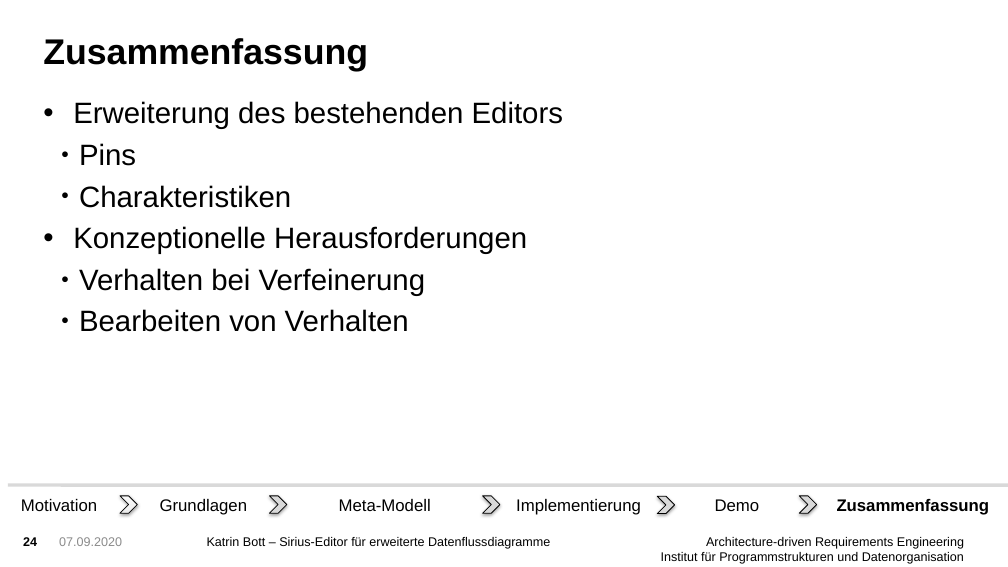
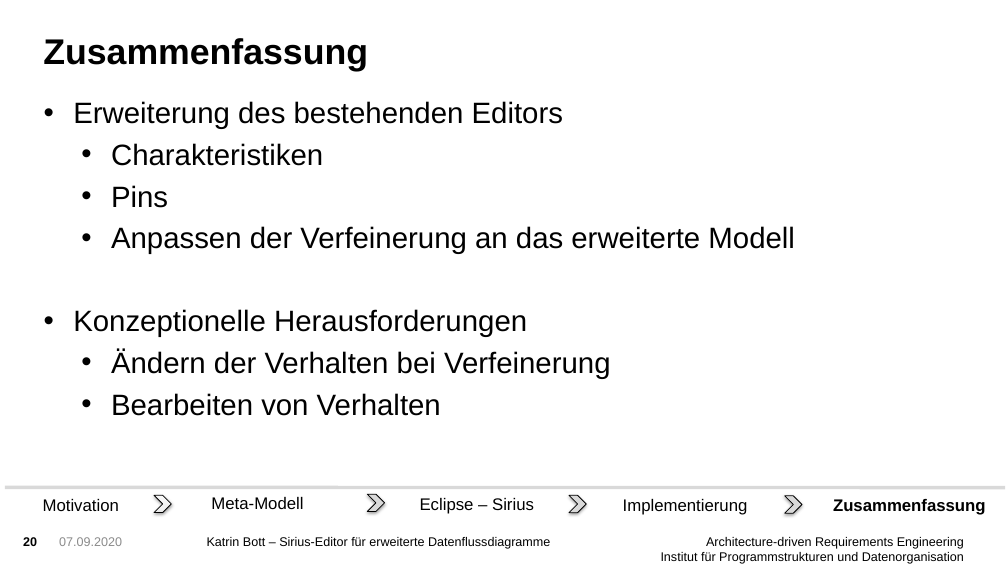
Before and after one commit to FluidTrust/Palladio-Supporting-DataFlowDiagramConfidentiality, a slide deck: slide 20 of bundles/org.palladiosimulator.dataflow.diagram.characterized.editor.sirius/presentation/presentation_bott.pptx (slide 24 before the commit). Drawn at 1008x567 pixels with LibreOffice and Linux fonts; fonts in the diff are those of the drawing; background and template pictures are left out. Boxes give left, top, right and bottom in pixels: in the first picture for what was removed or moved away, otherwise in the second. Text is boxed around its words. In the diff, an @@ line names an element or a change of style, - is before the commit and + after.

```diff
--- a/bundles/org.palladiosimulator.dataflow.diagram.characterized.editor.sirius/presentation/presentation_bott.pptx
+++ b/bundles/org.palladiosimulator.dataflow.diagram.characterized.editor.sirius/presentation/presentation_bott.pptx
@@ text at (x1=111, y1=143, x2=323, y2=166): paragraph added @@
+  • Charakteristiken
@@ text at (x1=111, y1=185, x2=441, y2=416): bullet ● to • @@
@@ text at (x1=111, y1=226, x2=795, y2=254): text changed @@
-  ● Charakteristiken
+  • Anpassen der Verfeinerung an das erweiterte Modell
@@ text at (x1=111, y1=350, x2=611, y2=379): text changed @@
-  ● Verhalten bei Verfeinerung
+  • Ändern der Verhalten bei Verfeinerung
@@ line moved from (8, 485) - (1008, 485) to (5, 488) - (1005, 488) @@
@@ text "Motivation" moved from (x1=21, y1=499, x2=97, y2=511) to (x1=43, y1=499, x2=119, y2=511) @@
@@ chevron moved from (x1=120, y1=496, x2=138, y2=513) to (x1=154, y1=495, x2=172, y2=513) @@
@@ text removed at (x1=160, y1=499, x2=248, y2=515) @@
-Grundlagen
@@ text "Meta-Modell" moved from (x1=339, y1=499, x2=431, y2=511) to (x1=211, y1=497, x2=303, y2=509) @@
@@ chevron moved from (x1=269, y1=496, x2=287, y2=513) to (x1=368, y1=495, x2=385, y2=512) @@
@@ text added at (x1=420, y1=498, x2=534, y2=514), 16 pt, text #000000 @@
+Eclipse – Sirius
@@ chevron moved from (x1=482, y1=496, x2=500, y2=513) to (x1=569, y1=495, x2=587, y2=513) @@
@@ text "Implementierung" moved from (x1=516, y1=499, x2=641, y2=515) to (x1=623, y1=499, x2=748, y2=515) @@
@@ chevron removed at (x1=657, y1=496, x2=675, y2=513) @@
@@ text removed at (x1=715, y1=499, x2=760, y2=511) @@
-Demo
@@ chevron moved from (x1=799, y1=496, x2=817, y2=513) to (x1=785, y1=496, x2=802, y2=513) @@
@@ text "Zusammenfassung" moved from (x1=837, y1=499, x2=990, y2=515) to (x1=833, y1=499, x2=986, y2=515) @@
@@ page number at (x1=23, y1=537, x2=37, y2=546): text changed @@
-24
+20
```
Also in this commit, not shown: 14 other slides changed, 9 slides added, 8 slides removed, 1 other file.
